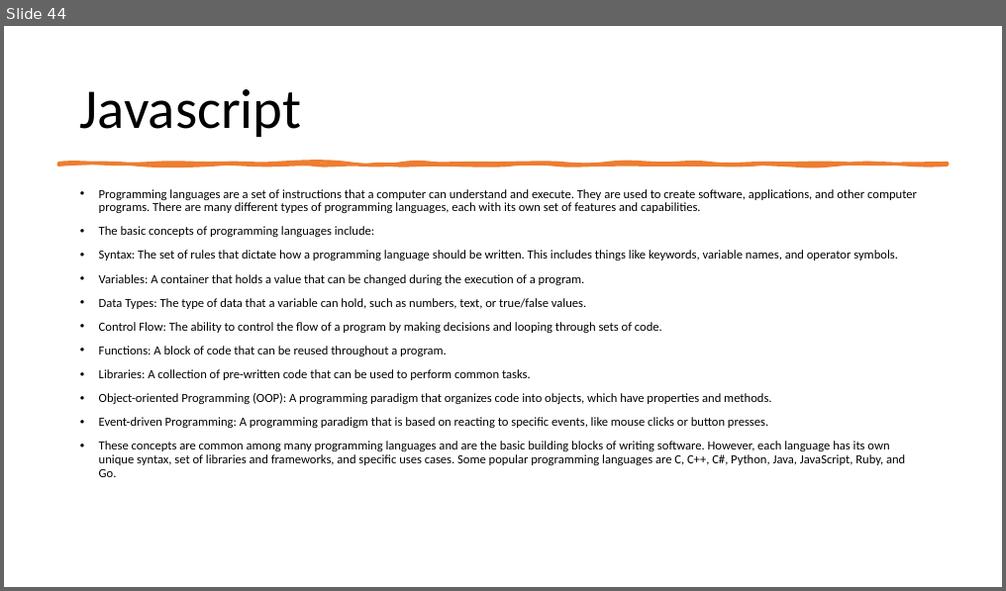
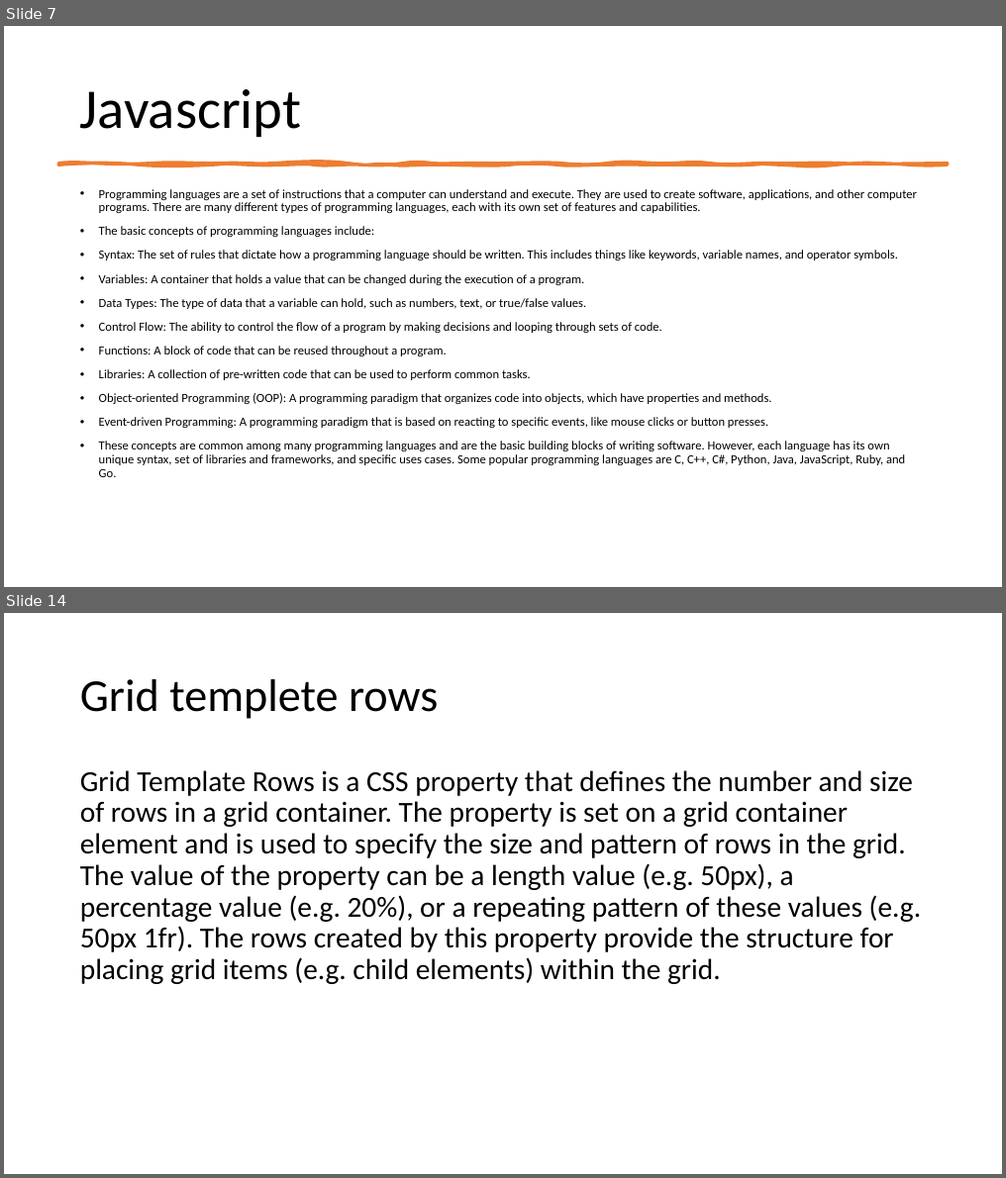
Before and after one commit to 1shaked/full-stack, a slide deck: 5ass/main5.pptx. Shown one above the other, each under a label of ours: slide 44 before the commit, slides 7 and 14 after it; the slides between them are not shown. The pictures are 1006x591 and 1006x1178 pixels, drawn with LibreOffice and Linux fonts; fonts in the diff are those of the drawing. Boxes give left, top, right and bottom in pixels: in the first picture for what was removed or moved away, otherwise in the second. Text is boxed around its words. In the diff, an @@ line names an element or a change of style, - is before the commit and + after.

```diff
--- a/5ass/main5.pptx
+++ b/5ass/main5.pptx
@@ slide 14 added at (4,613,1002,1174), background #FFFFFF @@
@@ title added at (80,679,438,719), 44 pt, text #000000 @@
+Grid templete rows
@@ text added at (80,770,921,984), 28 pt, text #000000 @@
+Grid Template Rows is a CSS property that defines the number and size of rows in a grid container. The property is set on a grid container element and is used to specify the size and pattern of rows in the grid. The value of the property can be a length value (e.g. 50px), a percentage value (e.g. 20%), or a repeating pattern of these values (e.g. 50px 1fr). The rows created by this property provide the structure for placing grid items (e.g. child elements) within the grid.
@@ what was slide 44 is now slide 7 @@
```
Also in this commit, not shown: 1 slide changed, 18 other slides added, 35 slides removed, 27 other files.
